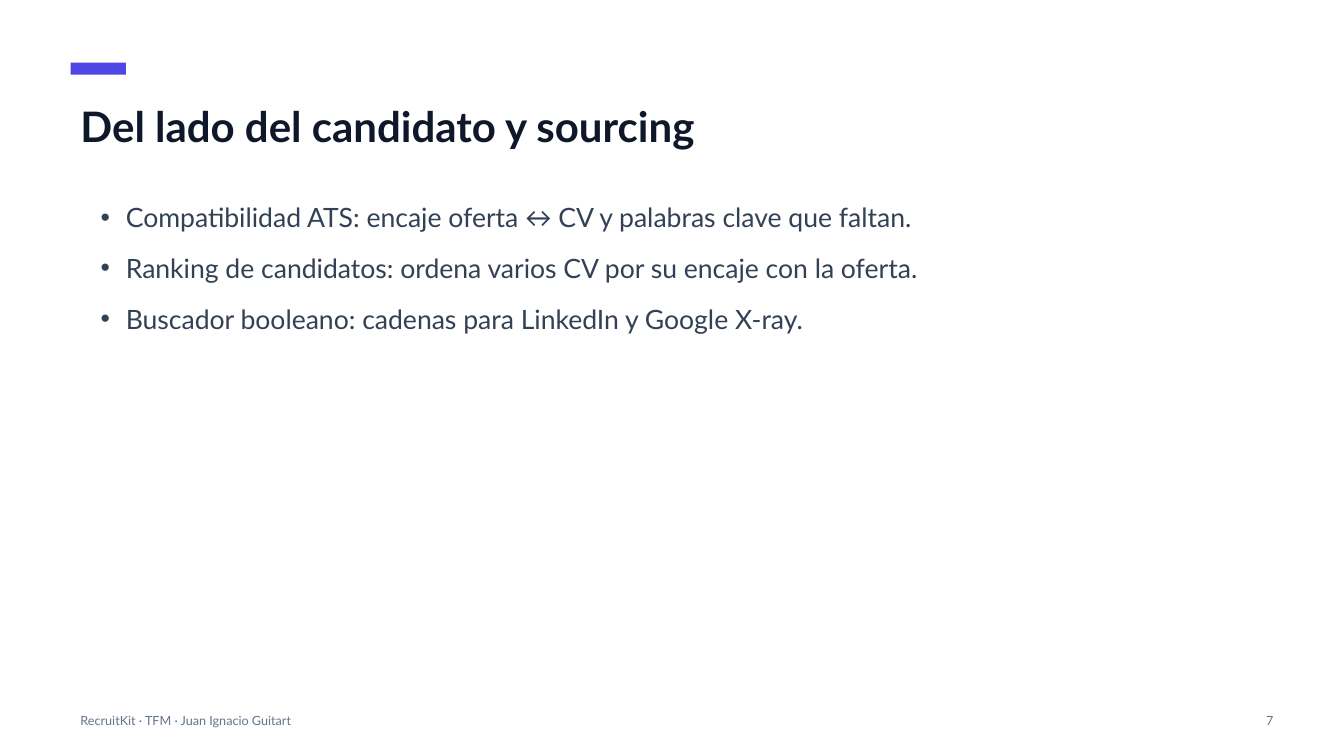
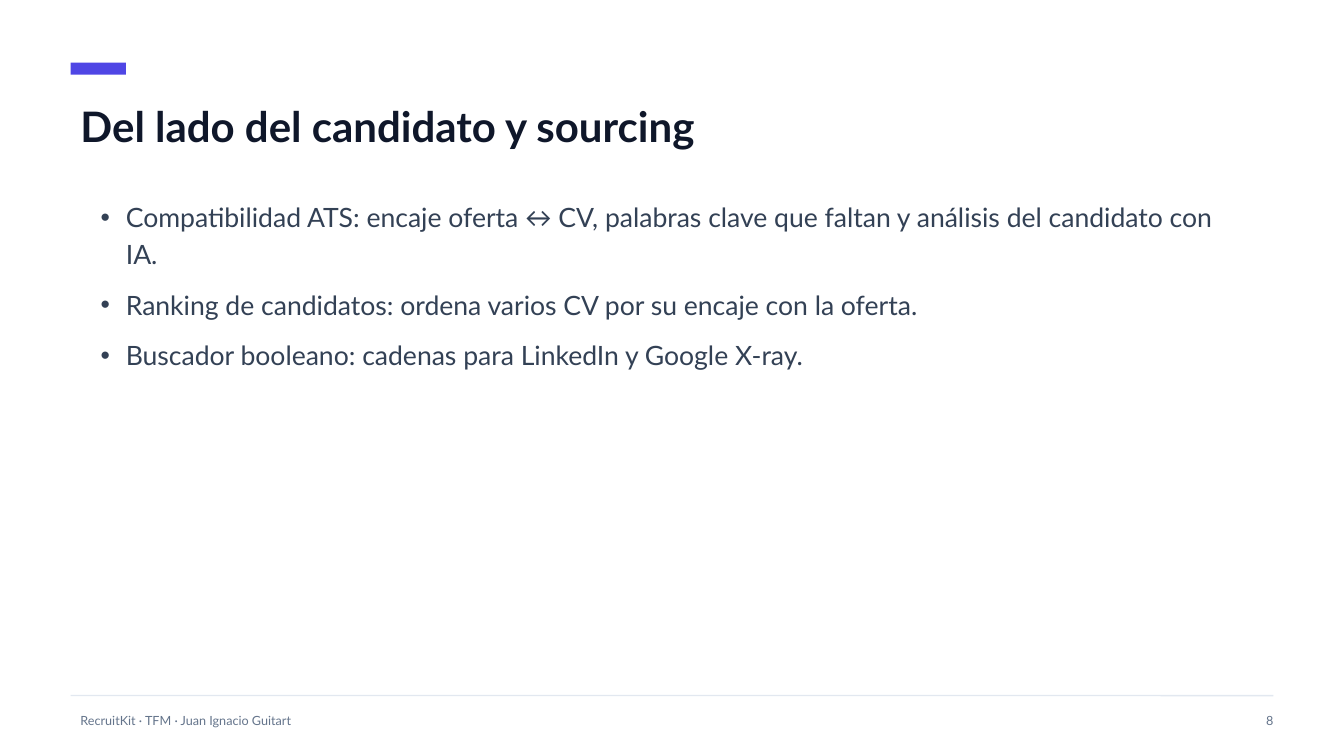
Before and after one commit to Jguita65/joblens, a slide deck: slide 8 of slides.pptx (slide 7 before the commit). Drawn at 1344x756 pixels with LibreOffice and Linux fonts; fonts in the diff are those of the drawing. Boxes give left, top, right and bottom in pixels: in the first picture for what was removed or moved away, otherwise in the second. Text is boxed around its words. In the diff, an @@ line names an element or a change of style, - is before the commit and + after.

```diff
--- a/slides.pptx
+++ b/slides.pptx
@@ text at box(126, 207, 1212, 264): text changed @@
-• Compatibilidad ATS: encaje oferta ↔ CV y palabras clave que faltan.
+• Compatibilidad ATS: encaje oferta ↔ CV, palabras clave que faltan y análisis del candidato con IA.
@@ line added from (71, 696) to (1273, 696), #E2E8F0 1 pt @@
@@ text at box(1266, 716, 1273, 725): text changed @@
-7
+8
```
Also in this commit, not shown: 10 other slides changed, 1 slide added, 3 other files.
